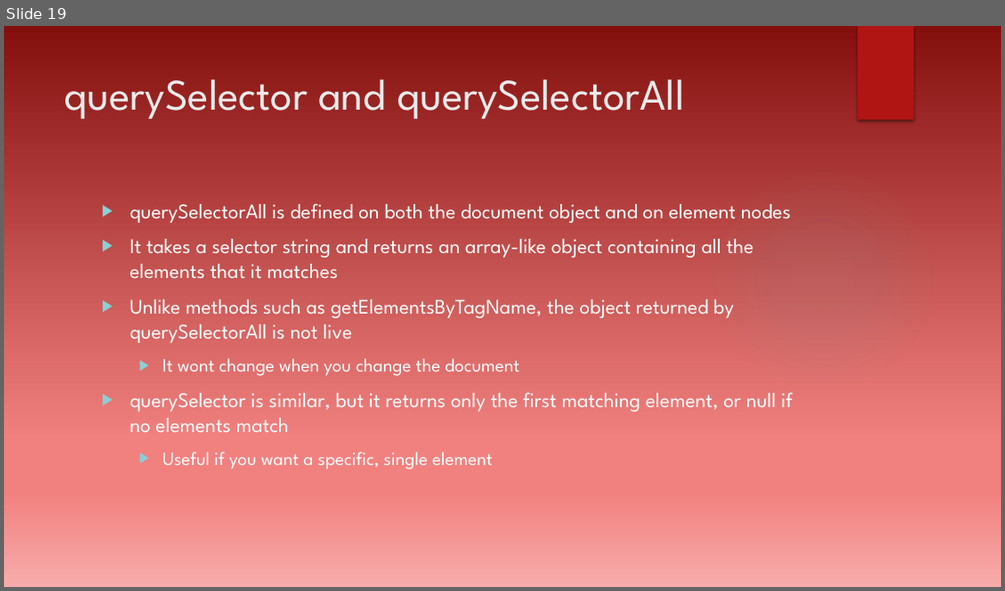
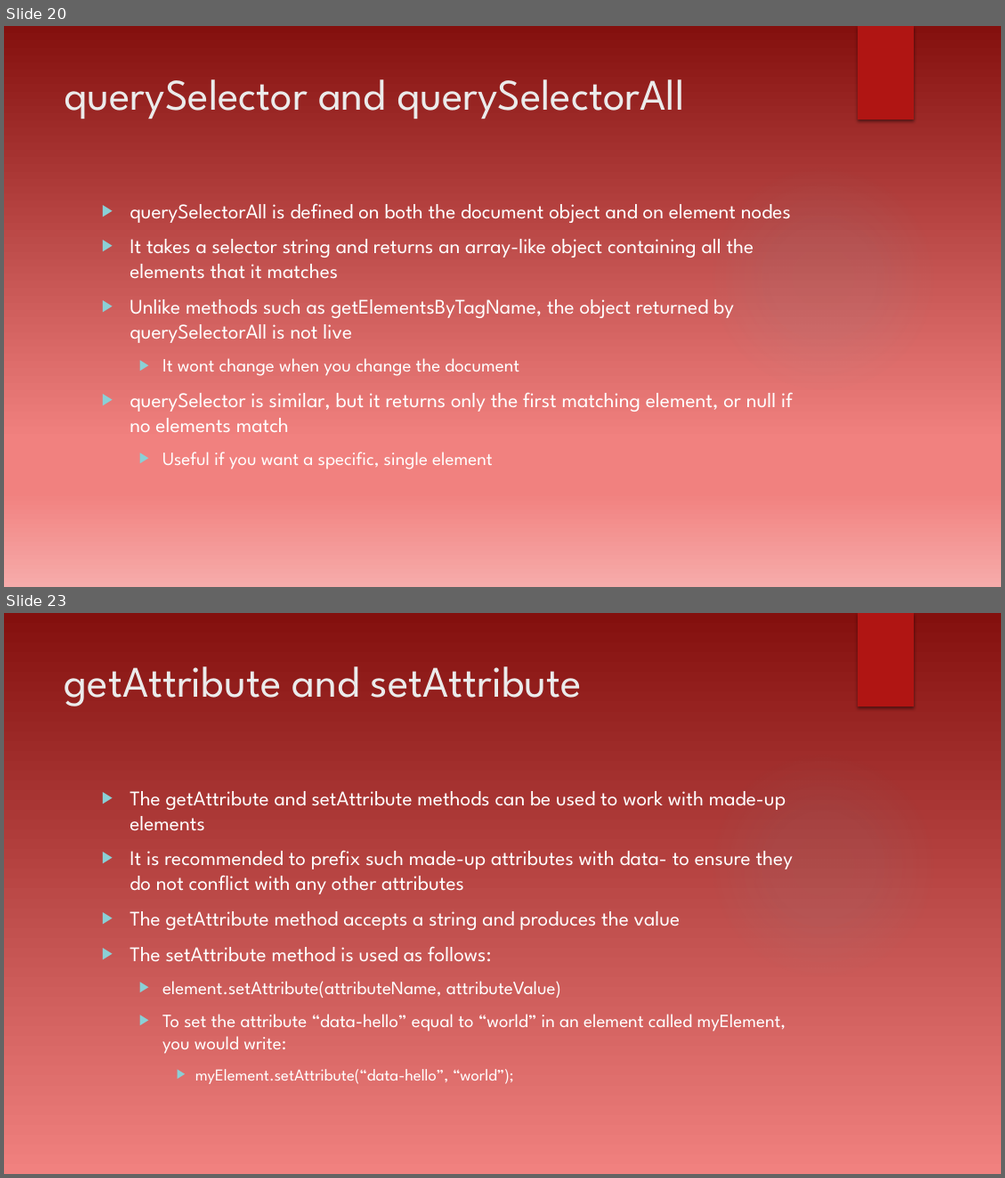
Before and after one commit to dtarvin/evening-work, a slide deck: document-object-model-presentation/Document Object Model.pptx. Shown one above the other, each under a label of ours: slide 19 before the commit, slides 20 and 23 after it; the slides between them are not shown. The pictures are 1005x591 and 1005x1178 pixels, drawn with LibreOffice and Linux fonts; fonts in the diff are those of the drawing; background and template pictures are left out. Boxes give left, top, right and bottom in pixels: in the first picture for what was removed or moved away, otherwise in the second. Text is boxed around its words. In the diff, an @@ line names an element or a change of style, - is before the commit and + after.

```diff
--- a/document-object-model-presentation/Document Object Model.pptx
+++ b/document-object-model-presentation/Document Object Model.pptx
@@ slide 23 added at (4,613,1001,1174), background gradient #84100E to #F1817F to #F6ABAA; not listed: 2 template elements that a slide beside it also shows @@
@@ title added at (65,666,582,706), 42 pt, text #EBEBEB @@
+getAttribute and setAttribute
@@ text added at (129,791,793,1084), 20 pt, text #FFFFFF @@
+▶ The getAttribute and setAttribute methods can be used to work with made-up elements
+▶ It is recommended to prefix such made-up attributes with data- to ensure they do not conflict with any other attributes
+▶ The getAttribute method accepts a string and produces the value
+▶ The setAttribute method is used as follows:
+  ▶ element.setAttribute(attributeName, attributeValue)
+  ▶ To set the attribute “data-hello” equal to “world” in an element called myElement, you would write:
+    ▶ myElement.setAttribute(“data-hello”, “world”);
@@ what was slide 19 is now slide 20 @@
```
Also in this commit, not shown: 1 slide changed, 15 other slides added.
